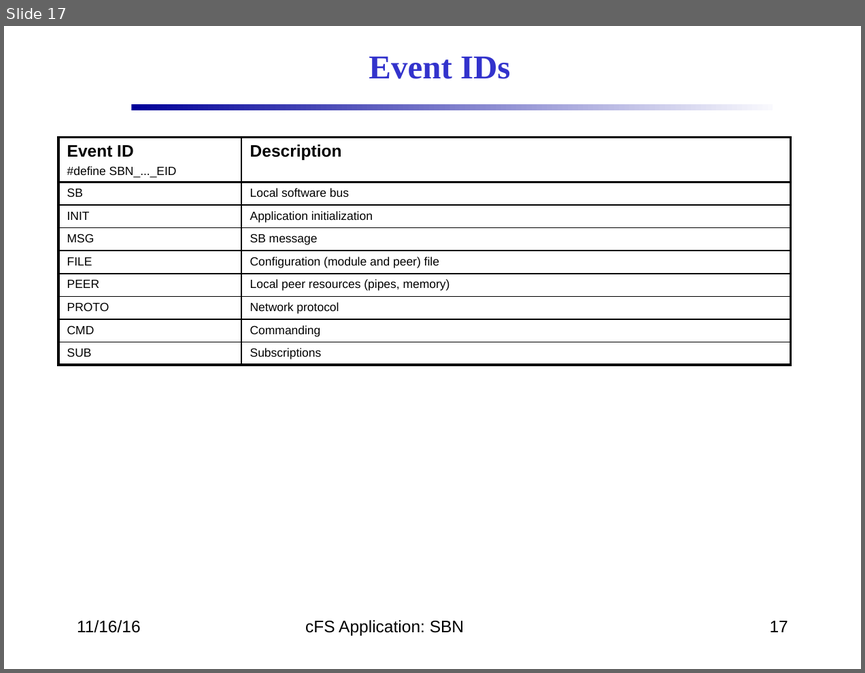
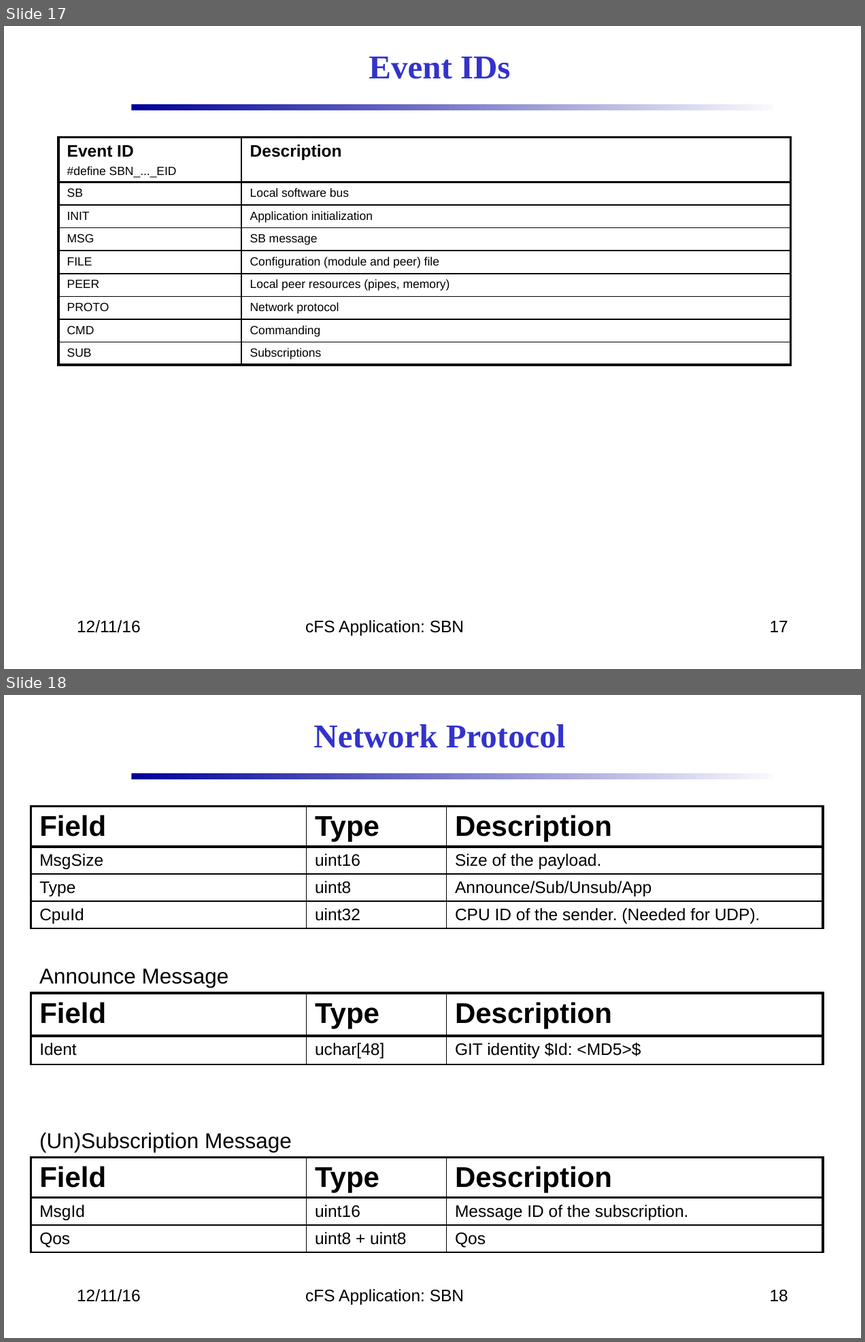
Before and after one commit to nasa/SBN, a slide deck: docs/SBN_Design.pptx. Shown one above the other, each under a label of ours: slide 17 before the commit, slides 17 and 18 after it. The pictures are 865x673 and 865x1342 pixels, drawn with LibreOffice and Linux fonts; fonts in the diff are those of the drawing; background and template pictures are left out. Boxes give left, top, right and bottom in pixels: in the first picture for what was removed or moved away, otherwise in the second. Text is boxed around its words. In the diff, an @@ line names an element or a change of style, - is before the commit and + after.

```diff
--- a/docs/SBN_Design.pptx
+++ b/docs/SBN_Design.pptx
@@ slide 18 added at <box>4,695,861,1338</box>, background #FFFFFF; not listed: 1 template element that a slide beside it also shows @@
@@ title added at <box>313,724,566,748</box>, 28 pt, text #3333CC, bold @@
+Network Protocol
@@ table added at <box>31,807,821,935</box>, 4 rows, 3 columns @@
+Field | Type | Description
+MsgSize | uint16 | Size of the payload.
+Type | uint8 | Announce/Sub/Unsub/App
+CpuId | uint32 | CPU ID of the sender. (Needed for UDP).
@@ text added at <box>39,968,229,987</box>, 18 pt, text #000000 @@
+Announce Message
@@ table added at <box>31,993,821,1064</box>, 2 rows, 3 columns @@
+Field | Type | Description
+Ident | uchar[48] | GIT identity $Id: <MD5>$
@@ text added at <box>39,1132,292,1152</box>, 18 pt, text #000000 @@
+(Un)Subscription Message
@@ table added at <box>31,1157,821,1257</box>, 3 rows, 3 columns @@
+Field | Type | Description
+MsgId | uint16 | Message ID of the subscription.
+Qos | uint8 + uint8 | Qos
@@ text added at <box>77,1289,141,1302</box>, 14 pt, text #000000 @@
+12/11/16
@@ text added at <box>305,1289,464,1304</box>, 14 pt, text #000000 @@
+cFS Application: SBN
@@ page number added at <box>770,1289,788,1302</box>, 14 pt, text #000000 @@
+18
@@ slide 17 changed as well @@
@@ text at <box>77,620,141,633</box>: text changed @@
-11/16/16
+12/11/16
```
Also in this commit, not shown: 16 other slides changed, 1 other slide added.
